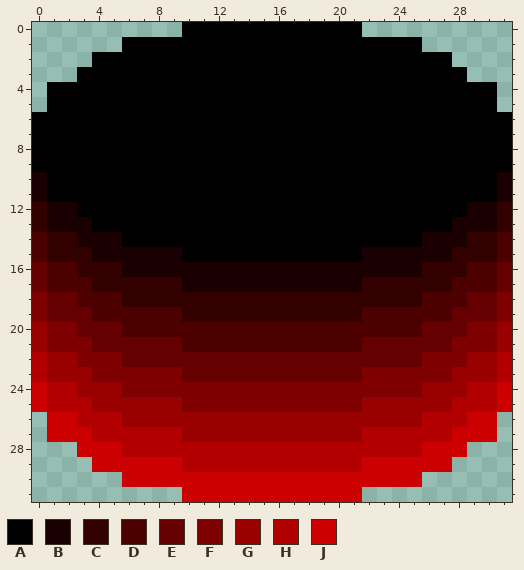
File history of a pixel-art sprite, Assets/Menu/GUI/Player podium.png. The picture above is the old version.
The file is 128x128 pixels, drawn in blocks of 4x4; one block is one cell here.
Palette (. is transparent): A #000000  B #1a0000  C #330000  D #4c0000  E #660000  F #7f0000  G #990000  H #b20000  J #cc0000
Pixels before, first column x 0:
 0 ..........AAAAAAAAAAAA..........
 1 ......AAAAAAAAAAAAAAAAAAAA......
 2 ....AAAAAAAAAAAAAAAAAAAAAAAA....
 3 ...AAAAAAAAAAAAAAAAAAAAAAAAAA...
 4 .AAAAAAAAAAAAAAAAAAAAAAAAAAAAAA.
 5 .AAAAAAAAAAAAAAAAAAAAAAAAAAAAAA.
 6 AAAAAAAAAAAAAAAAAAAAAAAAAAAAAAAA
 7 AAAAAAAAAAAAAAAAAAAAAAAAAAAAAAAA
 8 AAAAAAAAAAAAAAAAAAAAAAAAAAAAAAAA
 9 AAAAAAAAAAAAAAAAAAAAAAAAAAAAAAAA
10 BAAAAAAAAAAAAAAAAAAAAAAAAAAAAAAB
11 BAAAAAAAAAAAAAAAAAAAAAAAAAAAAAAB
12 CBBAAAAAAAAAAAAAAAAAAAAAAAAAABBC
13 CBBBAAAAAAAAAAAAAAAAAAAAAAAABBBC
14 DCCBBBAAAAAAAAAAAAAAAAAAAABBBCCD
15 DCCCBBBBBBAAAAAAAAAAAABBBBBBCCCD
16 EDDCCCBBBBBBBBBBBBBBBBBBBBCCCDDE
17 EDDDCCCCCCBBBBBBBBBBBBCCCCCCDDDE
18 FEEDDDCCCCCCCCCCCCCCCCCCCCDDDEEF
19 FEEEDDDDDDCCCCCCCCCCCCDDDDDDEEEF
20 GFFEEEDDDDDDDDDDDDDDDDDDDDEEEFFG
21 GFFFEEEEEEDDDDDDDDDDDDEEEEEEFFFG
22 HGGFFFEEEEEEEEEEEEEEEEEEEEFFFGGH
23 HGGGFFFFFFEEEEEEEEEEEEFFFFFFGGGH
24 JHHGGGFFFFFFFFFFFFFFFFFFFFGGGHHJ
25 JHHHGGGGGGFFFFFFFFFFFFGGGGGGHHHJ
26 .JJHHHGGGGGGGGGGGGGGGGGGGGHHHJJ.
27 .JJJHHHHHHGGGGGGGGGGGGHHHHHHJJJ.
28 ...JJJHHHHHHHHHHHHHHHHHHHHJJJ...
29 ....JJJJJJHHHHHHHHHHHHJJJJJJ....
30 ......JJJJJJJJJJJJJJJJJJJJ......
31 ..........JJJJJJJJJJJJ..........
The same view after the edit:
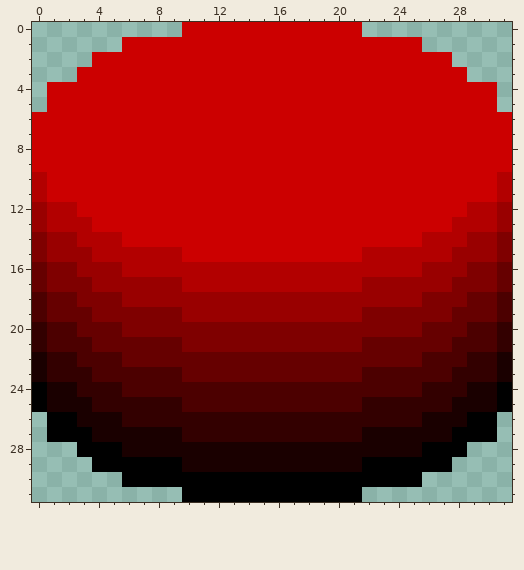
Diff:
colour A: #000000 -> #cc0000
colour B: #1a0000 -> #b20000
colour C: #330000 -> #990000
colour D: #4c0000 -> #7f0000
colour F: #7f0000 -> #4c0000
colour G: #990000 -> #330000
colour H: #b20000 -> #1a0000
colour J: #cc0000 -> #000000
Boxes around the changes in both pictures, in picture pixels (x1, y1, x2, y2):
changed: (32, 22, 512, 502)
